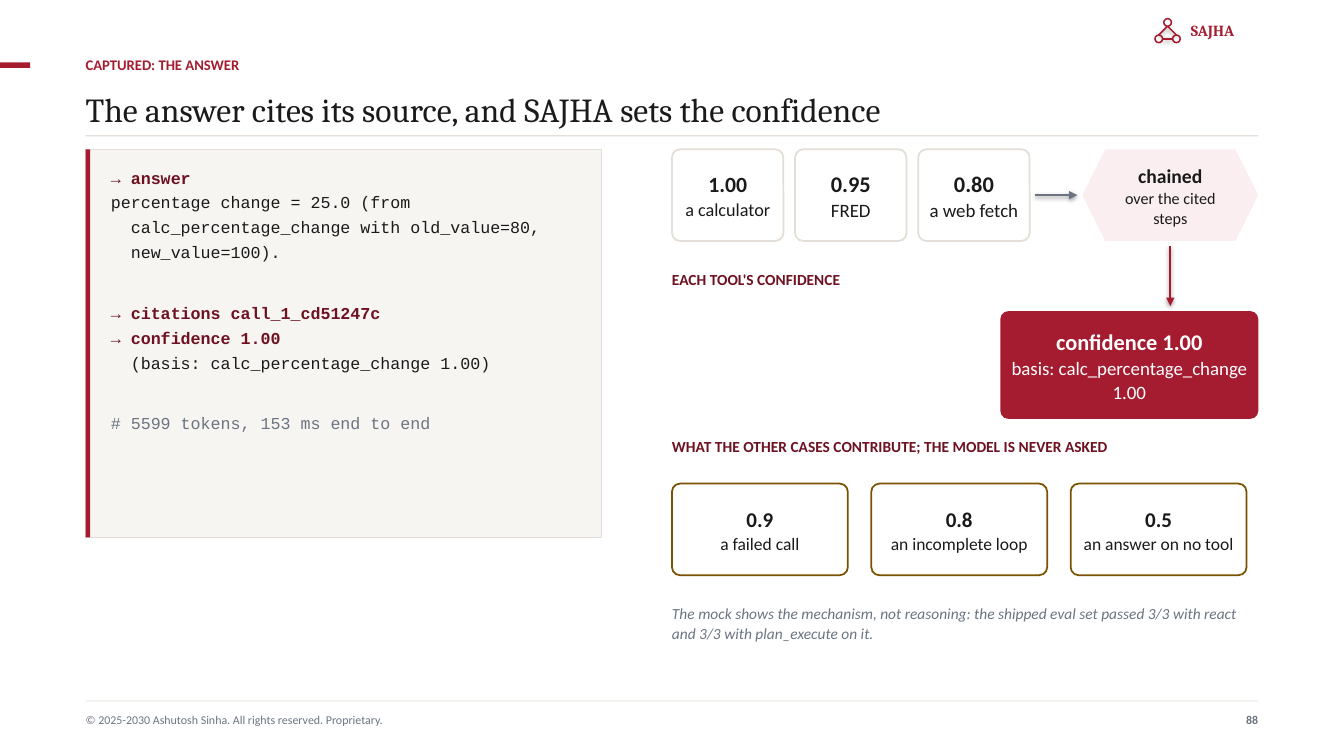
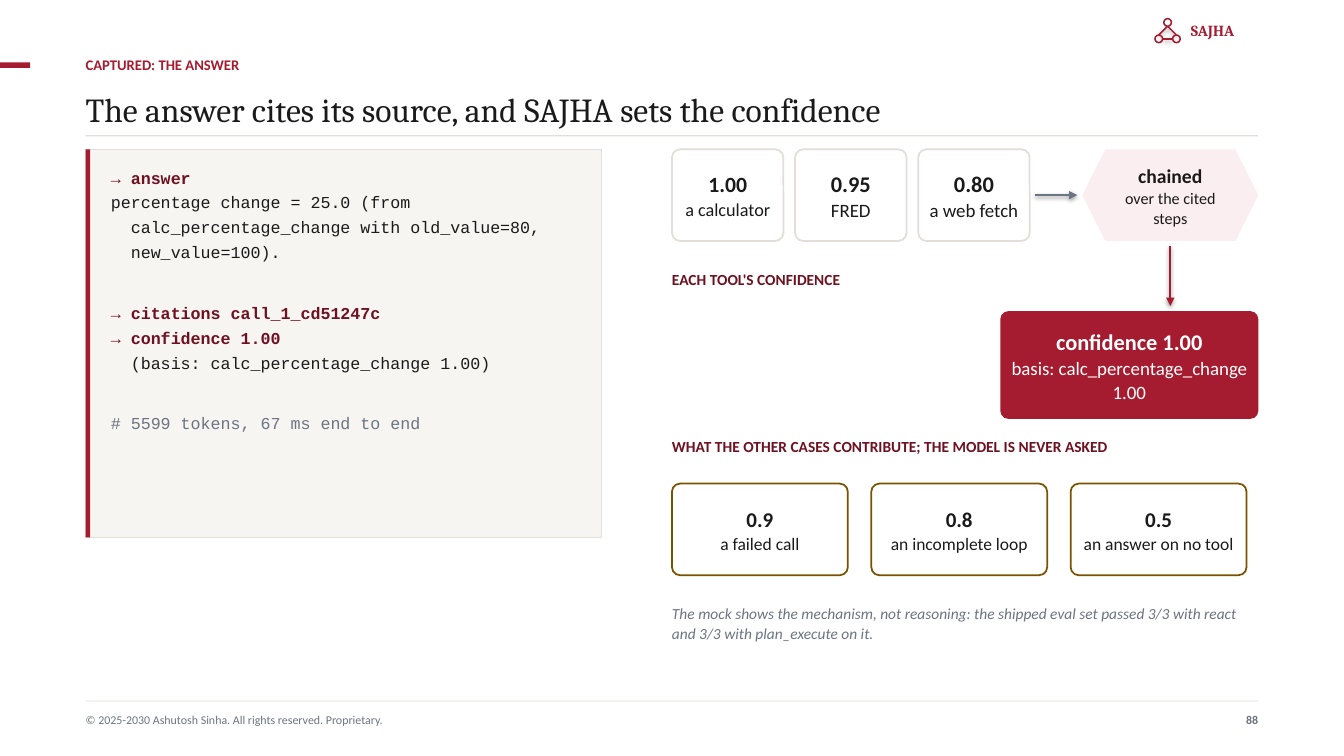
Before and after one commit to ajsinha/sajhamcpserver, a slide deck: slide 88 of docs/publications/SAJHA-MCP-Server.pptx. Drawn at 1344x756 pixels with LibreOffice and Linux fonts; fonts in the diff are those of the drawing. Boxes give left, top, right and bottom in pixels: in the first picture for what was removed or moved away, otherwise in the second. Text is boxed around its words. In the diff, an @@ line names an element or a change of style, - is before the commit and + after.

```diff
--- a/docs/publications/SAJHA-MCP-Server.pptx
+++ b/docs/publications/SAJHA-MCP-Server.pptx
@@ text at (x1=131, y1=417, x2=420, y2=432): text changed @@
-# 5599 tokens, 153 ms end to end
+# 5599 tokens, 67 ms end to end
```
Also in this commit, not shown: 6 other slides changed, 36 other files.
